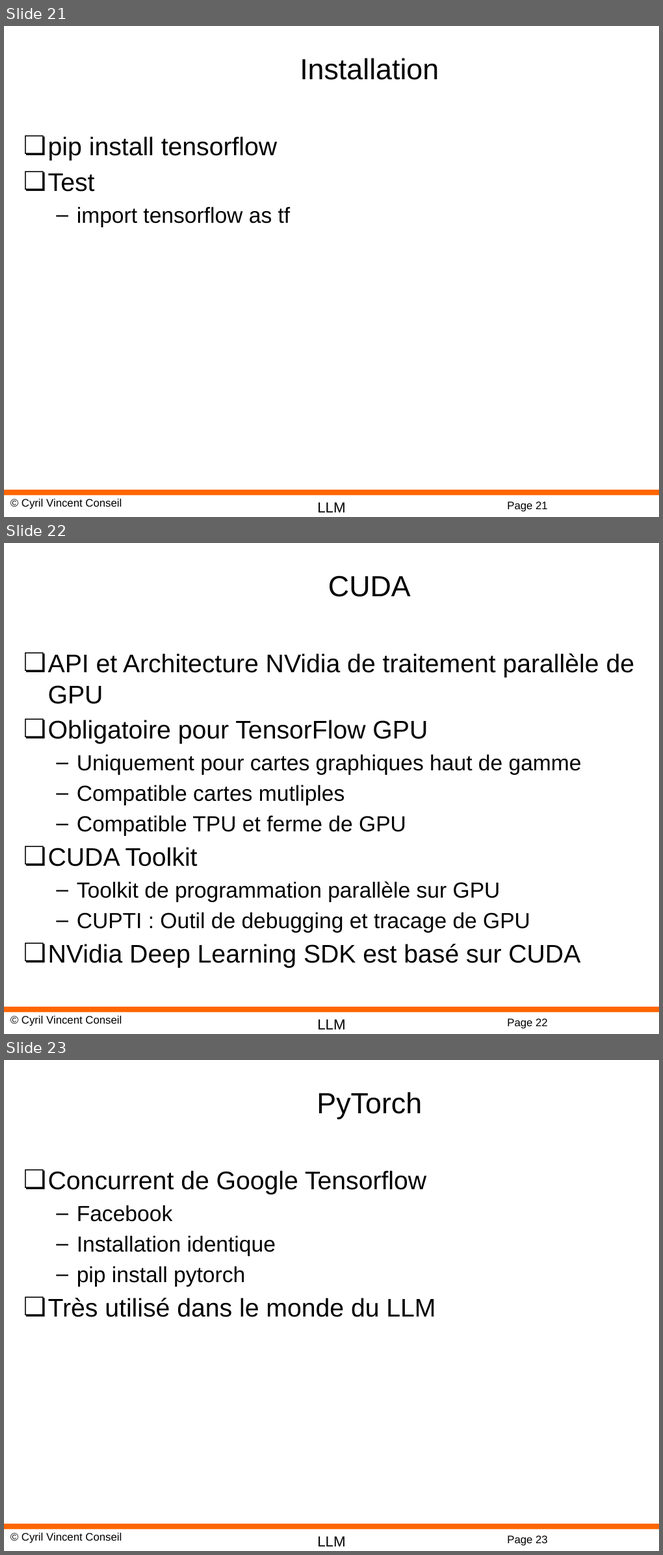
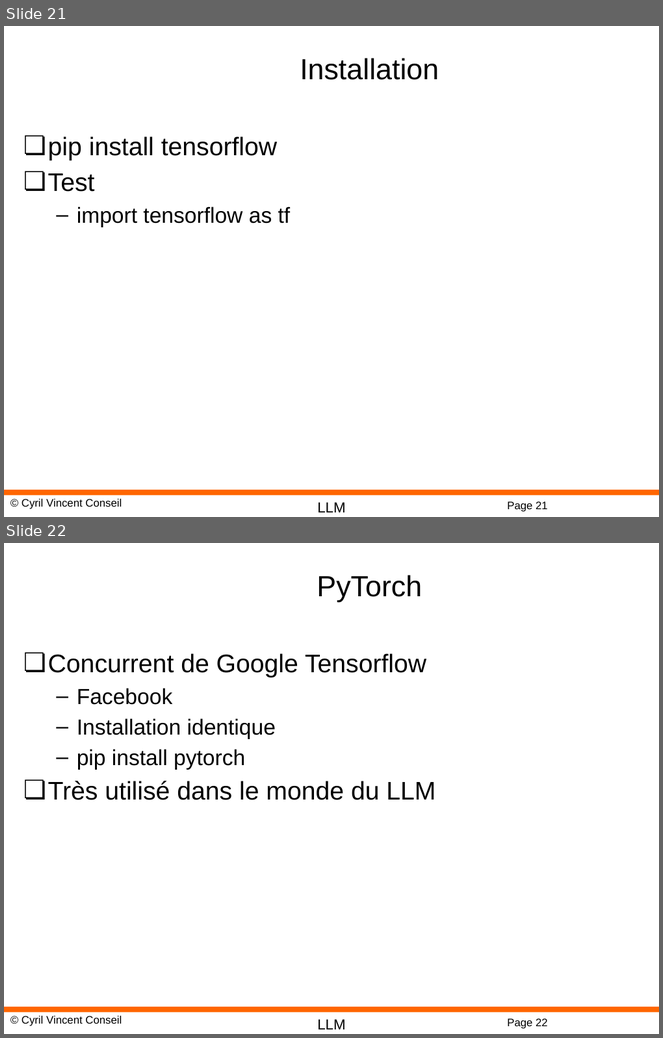
Before and after one commit to cyrilvincent/IA-LLM, a slide deck: AI09-UseMode.pptx. Shown one above the other, each under a label of ours: slides 21, 22 and 23 before the commit, slides 21 and 22 after it. The pictures are 663x1555 and 663x1038 pixels, drawn with LibreOffice and Linux fonts; fonts in the diff are those of the drawing; background and template pictures are left out. Boxes give left, top, right and bottom in pixels: in the first picture for what was removed or moved away, otherwise in the second. Text is boxed around its words. In the diff, an @@ line names an element or a change of style, - is before the commit and + after.

```diff
--- a/AI09-UseMode.pptx
+++ b/AI09-UseMode.pptx
@@ slide 22 removed at bbox=[4, 543, 659, 1034], background #FFFFFF; not listed: 4 template elements that a slide beside it also shows @@
@@ title removed at bbox=[328, 575, 411, 597] @@
-CUDA
@@ text removed at bbox=[48, 653, 635, 968] @@
-❏ API et Architecture NVidia de traitement parallèle de GPU
-❏ Obligatoire pour TensorFlow GPU
-  – Uniquement pour cartes graphiques haut de gamme
-  – Compatible cartes mutliples
-  – Compatible TPU et ferme de GPU
-❏ CUDA Toolkit
-  – Toolkit de programmation parallèle sur GPU
-  – CUPTI : Outil de debugging et tracage de GPU
-❏ NVidia Deep Learning SDK est basé sur CUDA
@@ what was slide 23 is now slide 22 @@
@@ page number at bbox=[507, 1019, 548, 1029]: text changed @@
-Page 23
+Page 22
```
Also in this commit, not shown: 3 slides changed, 1 slide added, 6 other files.
